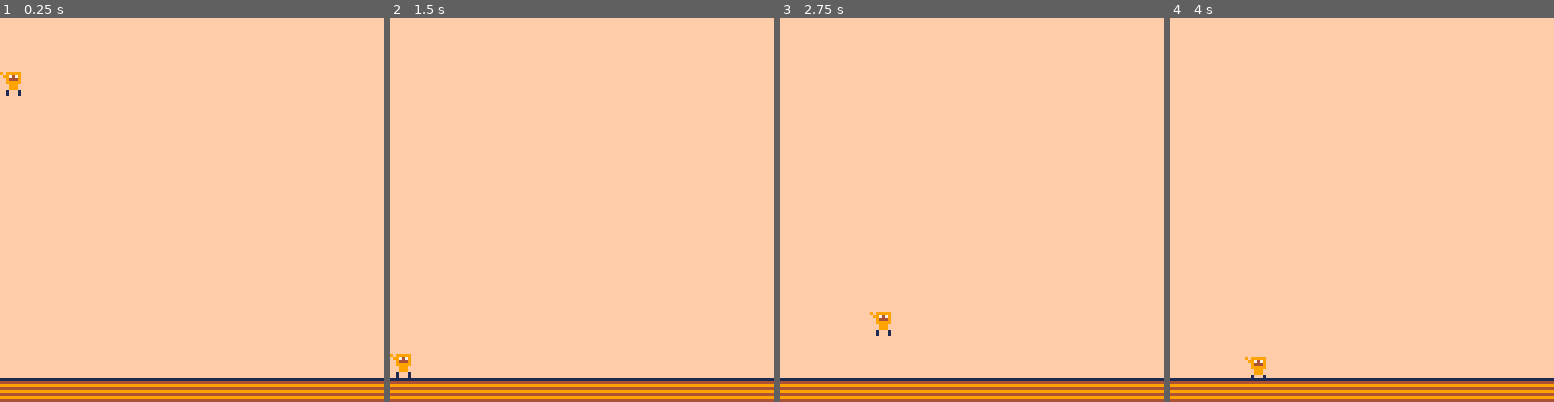
Above: before the commit, frames 1-4 (left to right).
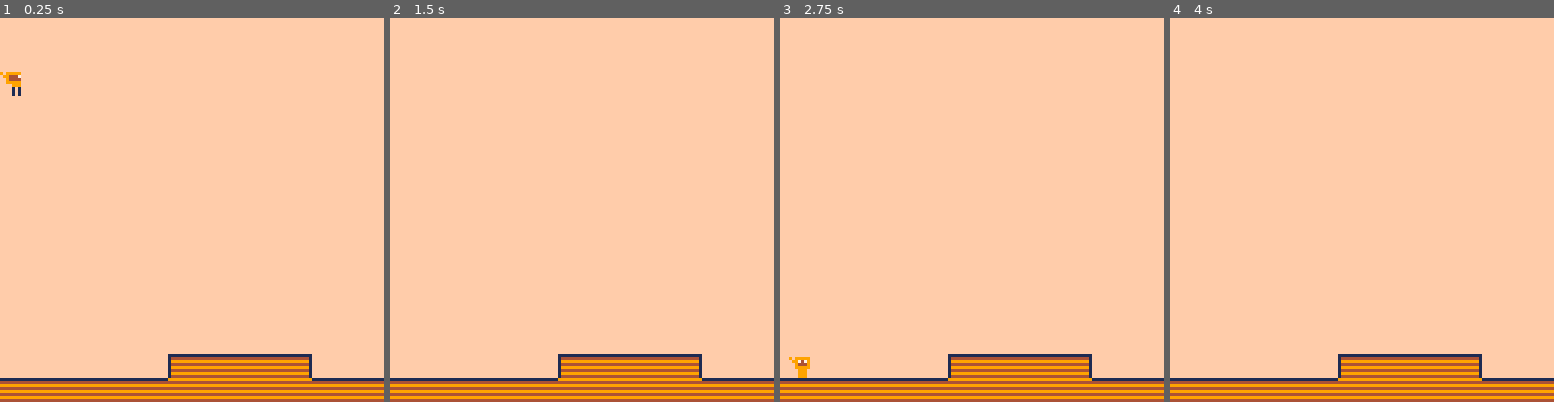
Above: after the commit, the same moments.

Repository: Loremus299/Cozy-Fall-Jam-2026
Game: PICO-8 cartridge i.p8
The game is run twice, just before and just after one commit, with the same random seed, the same clock (stepped at 60 frames per second) and the same inputs.
Inputs:
- Up to frame 1 (0.25 s): no input
- Up to frame 2 (1.5 s): tap X (X key) at 0.33, 1.07 s; tap O (Z key) at 0.7 s
- Up to frame 3 (2.75 s): hold Right 1.6-2.1 s; tap O (Z key) at 1.7, 2.1, 2.5 s; tap X (X key) at 1.85 s; hold Up 2.15-2.42 s; hold Right from 2.47 s (still down)
- Up to frame 4 (4 s): tap O (Z key) at 2.9, 3.3, 3.7 s; tap X (X key) at 2.97 s; release Right at 3.03 s; hold Left 3.08-3.58 s; hold Down 3.63-3.97 s

The runs differ from the first frame. In frame 1, 2.7% of the frame differs, in the area x 1-82%, y 14-95%; in frame 2, 2.8%; in frame 3, 3.0%, in the area x 2-82%, y 76-95%; in frame 4, 2.8%.

Commit message:
animations

Diff:
--- a/i.p8
+++ b/i.p8
@@ -49,7 +49,13 @@
 
 				anims = {
 					idle = {
-						sprs = { 17, 18 }
+						sprs = { 17, 17, 17, 18, 18, 18 }
+					},
+					walk = {
+						sprs = { 19, 20 }
+					},
+					jump = {
+						sprs = { 21 }
 					}
 				}
 			}
@@ -67,9 +73,7 @@
 				end
 			end)
 
-			if not plr.grounded then
-				plr.dy += glb.gr
-			end
+			plr.dy += glb.gr
 
 			plr.dy = mid(-plr.mdy, plr.dy, plr.mdy)
 			plr.y += plr.dy
@@ -94,9 +98,29 @@
 
 			plr.dx = mid(-plr.mdx, plr.dx, plr.mdx)
 			plr.x += plr.dx
+
+			if collide(plr, sd, 0) then
+				plr.x -= plr.ax
+				plr.dx = 0
+			end
+
+			if plr.dx == 0 then
+				plr.animState = "idle"
+			else
+				plr.animState = "walk"
+			end
+
+			if not plr.grounded then
+				plr.animState = "jump"
+			end
+
+			local state = plr.anims[plr.animState]
+			plr.animIndex = (plr.animIndex % #state.sprs) + 1
+			plr.spr = state.sprs[plr.animIndex]
 		end,
 		draw = function()
 			cls(15)
+
 			spr(plr.spr, plr.x, plr.y, plr.w, plr.h, plr.fx, plr.fy)
 			map(sd.mapX * 16,sd.mapY * 16)
 		end,
@@ -129,14 +153,14 @@
 00000000199999910019410000091000001491000001400000000000000000000000000000000000000000000000000000000000000000000000000000000000
 00000000019449100001100000041000000110000001900000000000000000000000000000000000000000000000000000000000000000000000000000000000
 00000000001111000000000000000000000000000000000000000000000000000000000000000000000000000000000000000000000000000000000000000000
-00100100909999909099999090999990909999900000000090999990000000000000000000000000000000000000000000000000000000000000000000000000
-01911910099747900997479009944470099444700000000009944470000000000000000000000000000000000000000000000000000000000000000000000000
-19999991009444900094449000944440009444409099999000944440000000000000000000000000000000000000000000000000000000000000000000000000
-19999991009999900099999000999990009999900994447000999990000000000000000000000000000000000000000000000000000000000000000000000000
-19999991000999000009990000009990000099900094444000009990000000000000000000000000000000000000000000000000000000000000000000000000
-01999910000999000009990000009990000099900099999000001010000000000000000000000000000000000000000000000000000000000000000000000000
-00199100001000100009990000009990000099900000999000001010000000000000000000000000000000000000000000000000000000000000000000000000
-00011000001000100010001000010001000010100000101000001010000000000000000000000000000000000000000000000000000000000000000000000000
+00100100909999909099999090999990909999909099999000000000000000000000000000000000000000000000000000000000000000000000000000000000
+01911910099747900997479009944470099444700994447000000000000000000000000000000000000000000000000000000000000000000000000000000000
+19999991009444900094449000944440009444400094444000000000000000000000000000000000000000000000000000000000000000000000000000000000
+19999991009999900099999000999990009999900099999000000000000000000000000000000000000000000000000000000000000000000000000000000000
+19999991000999000009990000009990000099900000999000000000000000000000000000000000000000000000000000000000000000000000000000000000
+01999910000999000009990000009990000099900000101000000000000000000000000000000000000000000000000000000000000000000000000000000000
+00199100001000100009990000009990000099900000101000000000000000000000000000000000000000000000000000000000000000000000000000000000
+00011000001000100010001000010001000010100000101000000000000000000000000000000000000000000000000000000000000000000000000000000000
 00000000000000000000000000000000000000000000000000000000000000000000000000000000000000000000000000000000000000000000000000000000
 00000000000000000000000000000000000000000000000000000000000000000000000000000000000000000000000000000000000000000000000000000000
 00000000000000000000000000000000000000000000000000000000000000000000000000000000000000000000000000000000000000000000000000000000
@@ -195,5 +219,5 @@
 0000000000000000000000000000000000000000000000000000000000000000000000000000000000000000000000000000000000000000000000000000000000000000000000000000000000000000000000000000000000000000000000000000000000000000000000000000000000000000000000000000000000000000
 0000000000000000000000000000000000000000000000000000000000000000000000000000000000000000000000000000000000000000000000000000000000000000000000000000000000000000000000000000000000000000000000000000000000000000000000000000000000000000000000000000000000000000
 0000000000000000000000000000000000000000000000000000000000000000000000000000000000000000000000000000000000000000000000000000000000000000000000000000000000000000000000000000000000000000000000000000000000000000000000000000000000000000000000000000000000000000
-0000000000000000000000000000000000000000000000000000000000000000000000000000000000000000000000000000000000000000000000000000000000000000000000000000000000000000000000000000000000000000000000000000000000000000000000000000000000000000000000000000000000000000
-4141414141414141414141414141414100000000000000000000000000000000000000000000000000000000000000000000000000000000000000000000000000000000000000000000000000000000000000000000000000000000000000000000000000000000000000000000000000000000000000000000000000000000
+0000000000000040414141414200000000000000000000000000000000000000000000000000000000000000000000000000000000000000000000000000000000000000000000000000000000000000000000000000000000000000000000000000000000000000000000000000000000000000000000000000000000000000
+4141414141414151515151515141414100000000000000000000000000000000000000000000000000000000000000000000000000000000000000000000000000000000000000000000000000000000000000000000000000000000000000000000000000000000000000000000000000000000000000000000000000000000
